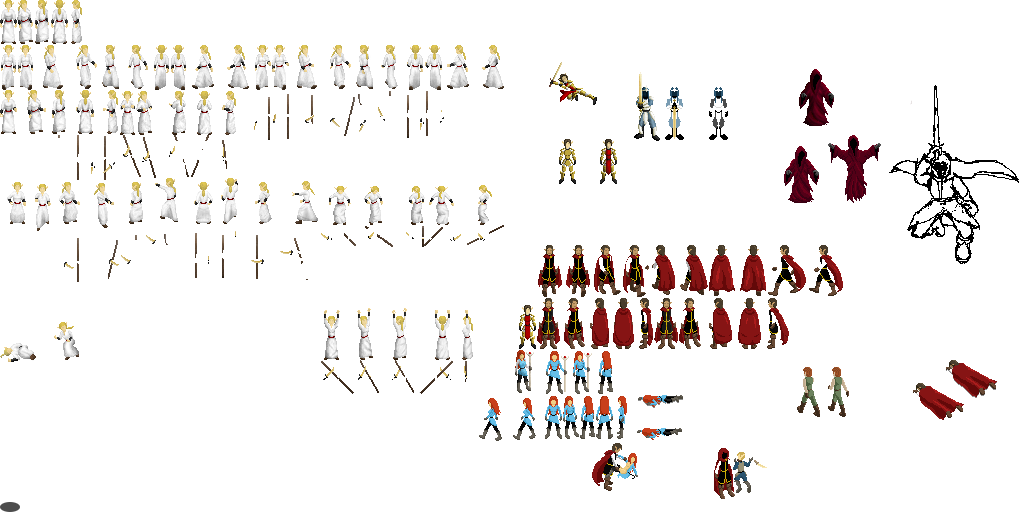
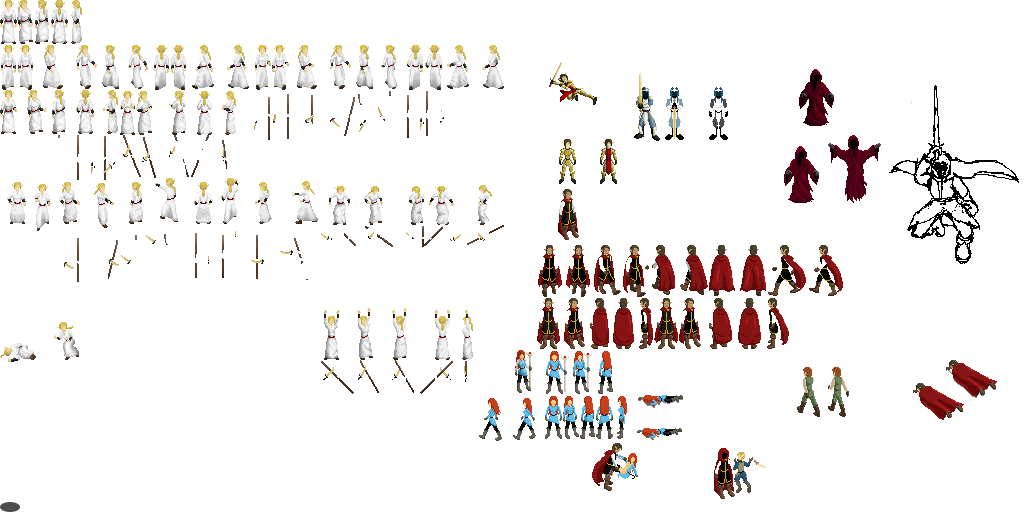
Revision of a layered 1024 x 512 image; what changed, layer by layer:
painted on "background" over [519, 189, 579, 349]
